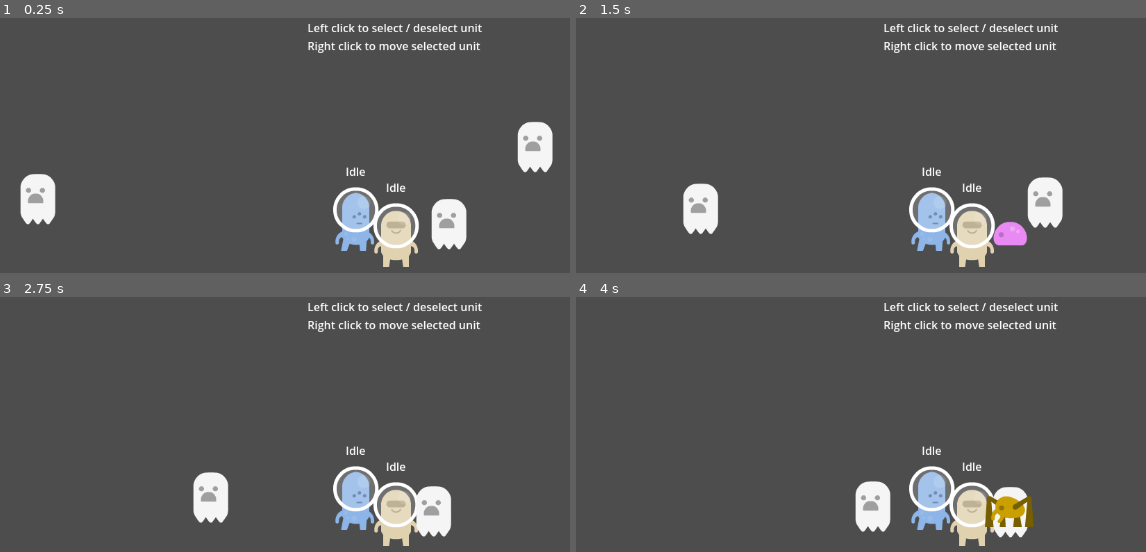
Above: before the commit, frames 1-4 (two rows, left to right).
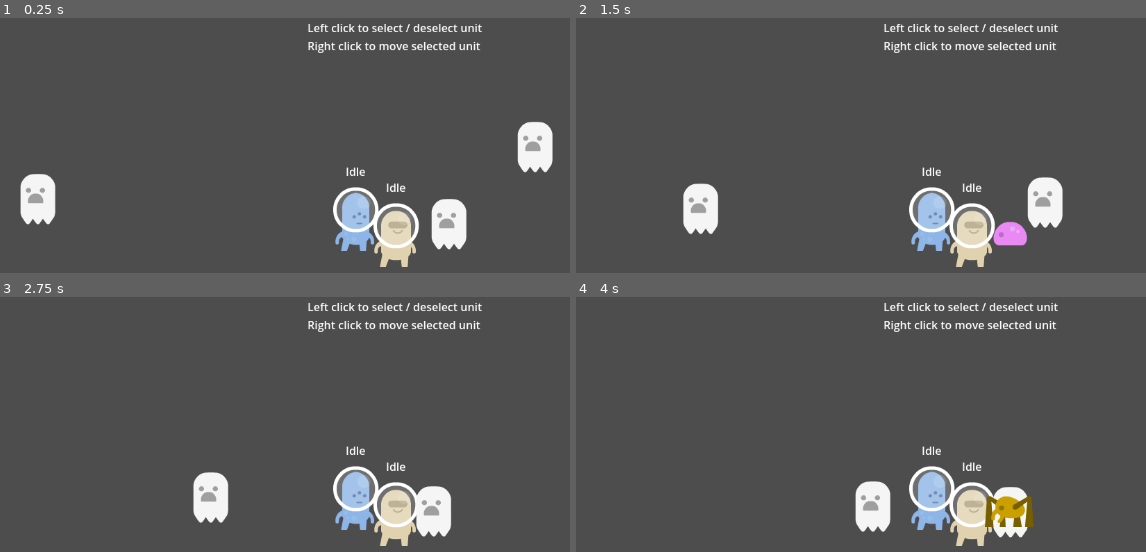
Above: after the commit, the same moments.

Repository: zhang-edward/roguelheart
Game: Godot game, scene res://scenes/Main.tscn
The game is run twice, just before and just after one commit, with the same random seed, the same clock (stepped at 60 frames per second) and the same inputs.
Inputs (mouse positions are in pixels of both pictures, inside the frame that each line leads up to):
- Up to frame 1 (0.25 s): no input
- Up to frame 2 (1.5 s): tap Enter at 0.5, 1.25 s; move the mouse to (929, 176) at 0.52 s; click (929, 176) at 0.67 s; move the mouse to (975, 193) at 1.27 s; click (975, 193) at 1.42 s
- Up to frame 3 (2.75 s): tap Enter at 2 s; move the mouse to (473, 409) at 2.02 s; click (473, 409) at 2.17 s
- Up to frame 4 (4 s): tap Enter at 2.75, 3.5 s; move the mouse to (outside the picture) at 2.77 s; click (outside the picture) at 2.92 s; move the mouse to (outside the picture) at 3.52 s; click (outside the picture) at 3.67 s

The runs differ from the first frame. In frame 1, 0.1% of the frame differs, in the area x 66-74%, y 80-98%; in frame 2, 0.1%; in frame 3, 0.1%; in frame 4, 0.1%.
Error in both runs: Invalid call. Nonexistent function 'is_dead' in base 'Node2D (Player)'. (res://scripts/fsm/AttackState.gd:24)

Commit message:
Idle state plays idle anim

Diff:
--- a/scenes/Main.tscn
+++ b/scenes/Main.tscn
@@ -69,7 +69,7 @@
 [node name="Sprite" parent="Player2" index="0"]
 sprite_frames = SubResource("SpriteFrames_yv776")
 animation = &"default"
-frame_progress = 0.598969
+frame_progress = 0.928656
 
 [node name="Attack" parent="Player2/StateMachine" index="2"]
 attack_interval = 2
--- a/scripts/fsm/IdleState.gd
+++ b/scripts/fsm/IdleState.gd
@@ -10,6 +10,7 @@
 	pass
 
 func enter(_msg:={}) -> void:
+	sprite.play("default")
 	pass
 
 func exit() -> void:
